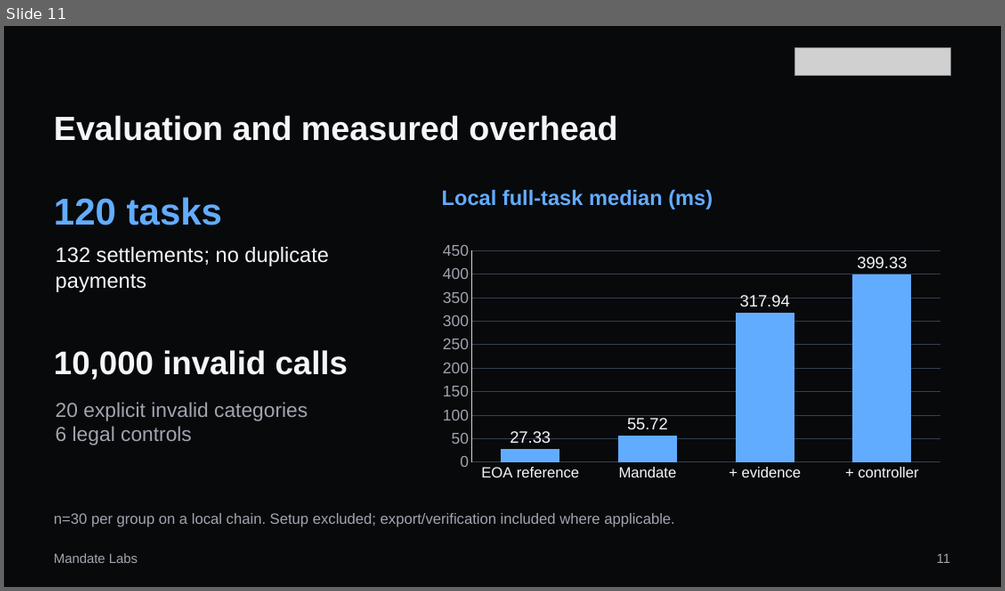
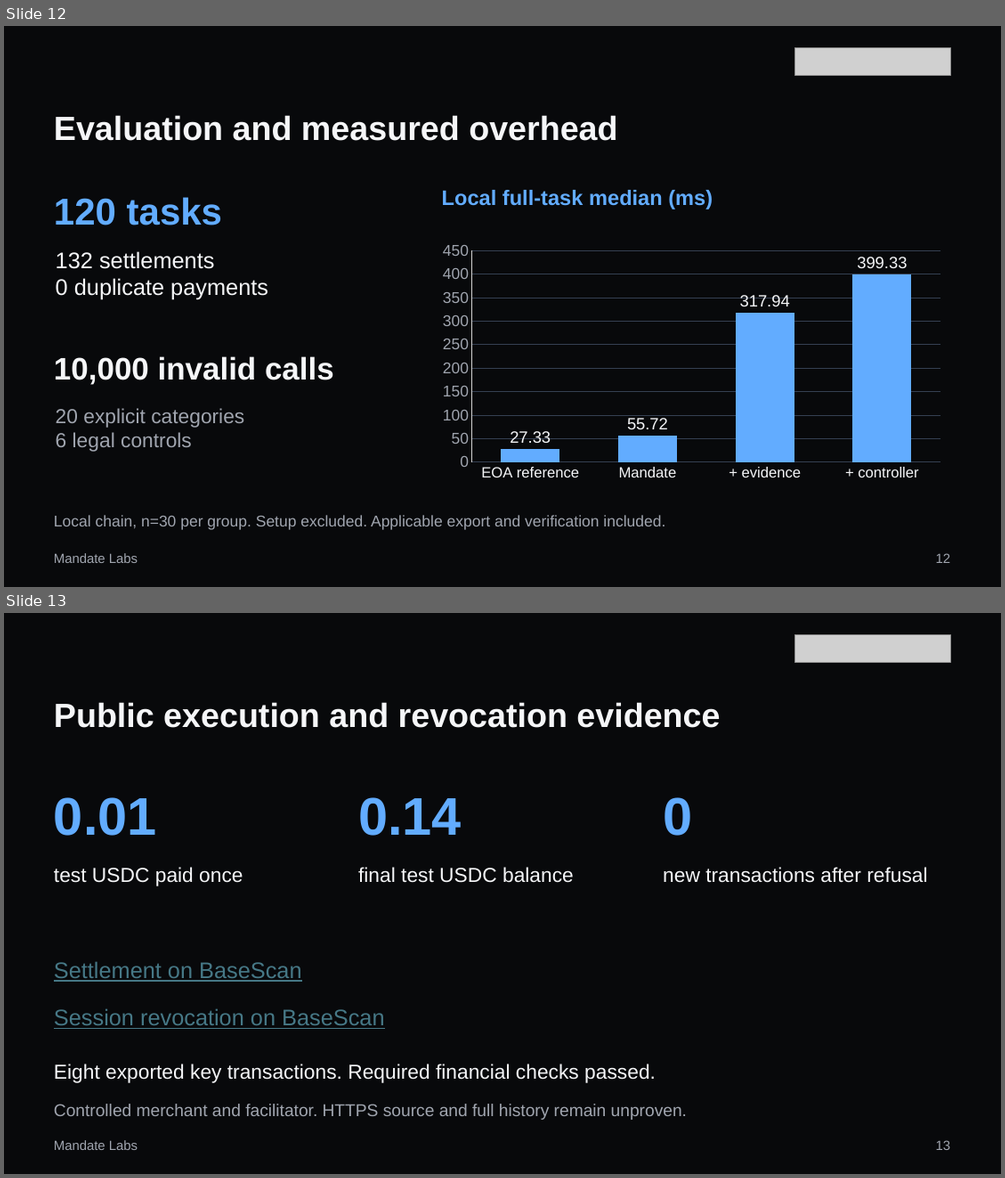
Before and after one commit to MandateLabs666/mandate-wallet, a slide deck: competition/submission-2026-10-20/presentation/mandate-wallet-10min-final.pptx. Shown one above the other, each under a label of ours: slide 11 before the commit, slides 12 and 13 after it. The pictures are 1005x591 and 1005x1178 pixels, drawn with LibreOffice and Linux fonts; fonts in the diff are those of the drawing; grey boxes stand for pictures. Boxes give left, top, right and bottom in pixels: in the first picture for what was removed or moved away, otherwise in the second. Text is boxed around its words. In the diff, an @@ line names an element or a change of style, - is before the commit and + after.

```diff
--- a/competition/submission-2026-10-20/presentation/mandate-wallet-10min-final.pptx
+++ b/competition/submission-2026-10-20/presentation/mandate-wallet-10min-final.pptx
@@ slide 13 added at bbox=[4, 613, 1001, 1174], background #08090B @@
@@ picture added at bbox=[794, 634, 950, 662] @@
@@ text added at bbox=[54, 702, 720, 728], 32.2 pt, text #F5F6F8, bold @@
+Public execution and revocation evidence
@@ text added at bbox=[54, 797, 157, 835], 51 pt, text #62ACFF, bold @@
+0.01
@@ text added at bbox=[358, 797, 461, 835], 51 pt, text #62ACFF, bold @@
+0.14
@@ text added at bbox=[663, 797, 692, 835], 51 pt, text #62ACFF, bold @@
+0
@@ text added at bbox=[54, 867, 243, 886], 19.5 pt, text #F5F6F8 @@
+test USDC paid once
@@ text added at bbox=[358, 867, 574, 883], 19.5 pt, text #F5F6F8 @@
+final test USDC balance
@@ text added at bbox=[663, 867, 927, 883], 19.5 pt, text #F5F6F8 @@
+new transactions after refusal
@@ text added at bbox=[54, 961, 301, 981], 21.8 pt, text #467886, underline @@
+Settlement on BaseScan
@@ text added at bbox=[54, 1008, 384, 1029], 21.8 pt, text #467886, underline @@
+Session revocation on BaseScan
@@ text added at bbox=[54, 1063, 655, 1083], 19.5 pt, text #F5F6F8 @@
+Eight exported key transactions. Required financial checks passed.
@@ text added at bbox=[54, 1103, 687, 1119], 16.5 pt, text #A0A5AF @@
+Controlled merchant and facilitator. HTTPS source and full history remain unproven.
@@ text added at bbox=[54, 1140, 138, 1150], 12.8 pt, text #A0A5AF @@
+Mandate Labs
@@ text added at bbox=[936, 1140, 951, 1150], 12.8 pt, text #A0A5AF @@
+13
@@ what was slide 11 is now slide 12 @@
@@ slide 12 changed as well @@
@@ text at bbox=[56, 251, 268, 300]: text changed; size 20.2 to 21.8 pt @@
-132 settlements; no duplicate payments
+132 settlements
+0 duplicate payments
@@ text "10,000 invalid calls": place and size @@
-text "10,000 invalid calls" at bbox=[54, 350, 348, 379]
+text "10,000 invalid calls" at bbox=[54, 356, 334, 385]
@@ text "10,000 invalid calls" at bbox=[54, 356, 334, 385]: size 31.5 to 30 pt @@
@@ text at bbox=[56, 408, 244, 427]: text changed @@
-20 explicit invalid categories
+20 explicit categories
@@ text at bbox=[54, 515, 665, 530]: text changed; size 14.2 to 15 pt @@
-n=30 per group on a local chain. Setup excluded; export/verification included where applicable.
+Local chain, n=30 per group. Setup excluded. Applicable export and verification included.
@@ text at bbox=[936, 553, 951, 563]: text changed @@
-11
+12
```
Also in this commit, not shown: 6 other slides changed, 5 other slides added, 6 slides removed, 13 other files.
